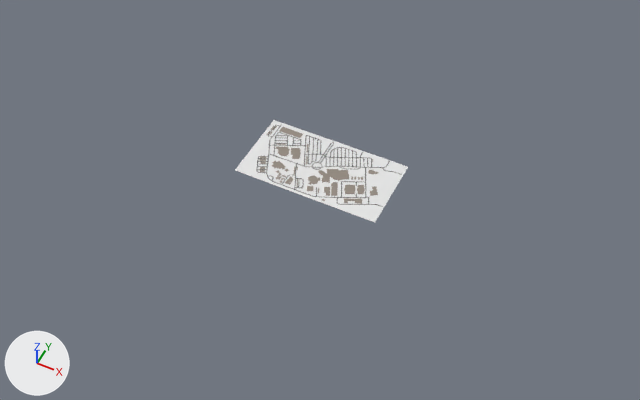
Before and after pictures for a commit that changed the Blender file Assets/models/map/miniMap.blend.
Rendered twice from a 50 mm lens placed at (13.2, -26.6, 31.0), pointed at (0.4, -1.1, -1.0). Arrows for +X, +Y and +Z are at lower left; the lights stay in place.
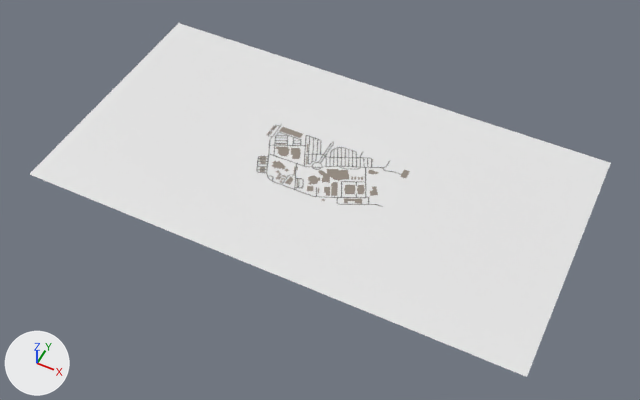
Commit message: added bistro to mini-map

What differs and where, as boxes [x1, y1, x2, y2] in the pictures (640 x 400 px):
'Plane', reshaped (234% wider, 245% taller)
    before: [235, 120, 408, 222]
    after: [30, 23, 611, 377]
part 1 of me_plane, built on
    before: [235, 120, 408, 222]
    after: [400, 170, 410, 178]
part 2 of me_plane, added
    after: [30, 23, 611, 377]

Patch to the scene script:
```diff
--- a/Assets/models/map/miniMap.blend.py
+++ b/Assets/models/map/miniMap.blend.py
@@ me_plane @@
 me_plane.from_pydata(...)  # 2726 vertices, 2088 faces; spans x -370.0..370.0, y -198.0..198.0, z -3.0..8.0
 # used by ob_plane; location = (0.0, 0.0, 0.0); scale = (0.01, 0.01, 0.01)
 # verts and faces of me_plane; kept vertices keep their numbers, new ones are numbered from 2726
 # before: 0 (-370.0, -198.0, 0.0) at pixel (234, 170), 1 (370.0, -198.0, 0.0) at pixel (374, 222), 2 (-370.0, 198.0, 0.0) at pixel (273, 119), 3 (370.0, 198.0, 0.0) at pixel (408, 166)
+# me_plane part 1
+delete_vertices([*range(0, 4)])  # with the faces that use them
+verts[2726] = (361.0, 120.0, 1.0)  # pixel (400, 176)
+verts[2727] = (359.0, 171.0, 1.0)  # pixel (404, 169)
+verts[2728] = (361.0, 120.0, -3.0)  # pixel (400, 177)
+verts[2729] = (359.0, 171.0, -3.0)  # pixel (404, 170)
+for new, old in zip([*range(2730, 2734)], [*range(2726, 2730)]): verts[new] = verts[old] + (29.0, 1.0, 0.0)
+faces += [(2726, 2730, 2731, 2727), (2728, 2729, 2733, 2732), (2726, 2728, 2732, 2730), (2730, 2732, 2733, 2731), (2727, 2731, 2733, 2729), (2726, 2727, 2729, 2728)]  # mat_roof (grey #93897e)
+# me_plane part 2
+verts[2734] = (-1239.0, -662.0, 0.0)  # pixel (29, 174)
+verts[2735] = (1239.0, -662.0, 0.0)  # pixel (526, 377)
+verts[2736] = (-1239.0, 662.0, 0.0)  # pixel (178, 23)
+verts[2737] = (1239.0, 662.0, 0.0)  # pixel (610, 162)
+faces += [(2734, 2735, 2737, 2736)]  # mat_material_002 (white #e7e7e7)
 me_plane.materials.append(mat_material_002)
```
